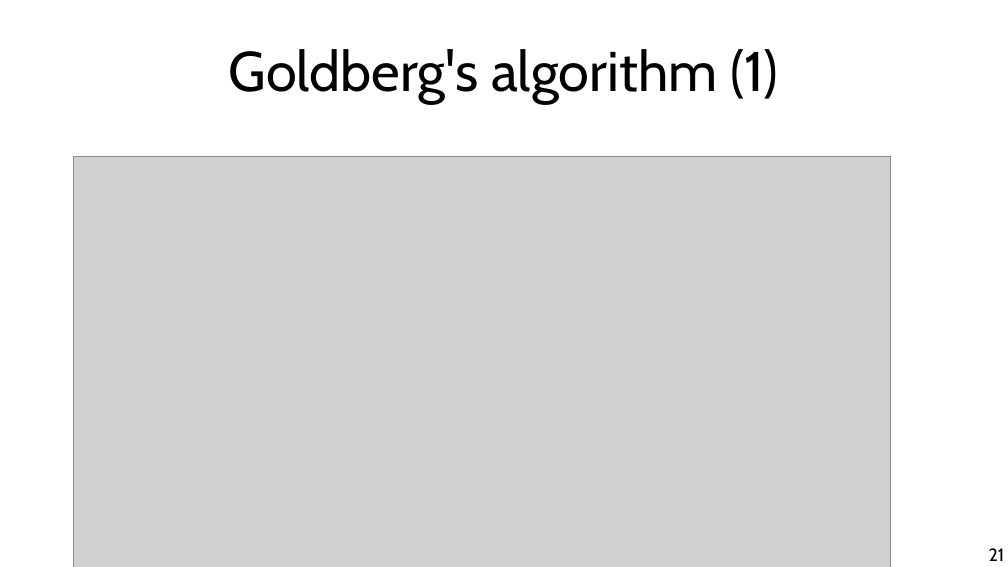
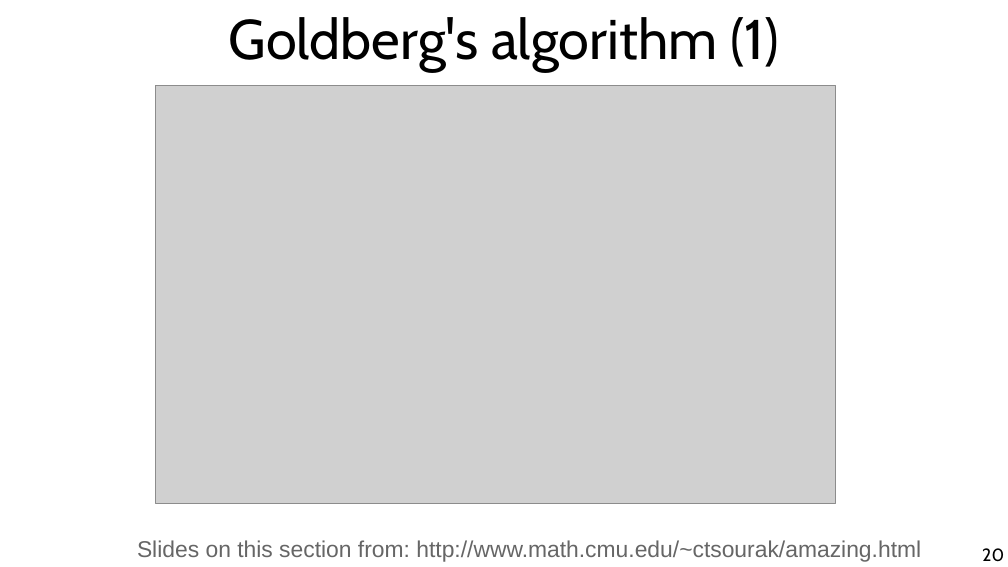
Before and after one commit to chatox/networks-science-course, a slide deck: slide 20 of theory/tt13_dense_subgraphs.odp (slide 21 before the commit). Drawn at 1008x567 pixels with LibreOffice and Linux fonts; fonts in the diff are those of the drawing; grey boxes stand for pictures. Boxes give left, top, right and bottom in pixels: in the first picture for what was removed or moved away, otherwise in the second. Text is boxed around its words. In the diff, an @@ line names an element or a change of style, - is before the commit and + after.

Commit message:
Charikar's algorithm

```diff
--- a/theory/tt13_dense_subgraphs.odp
+++ b/theory/tt13_dense_subgraphs.odp
@@ title "Goldberg's algorithm (1)": place and size @@
-title "Goldberg's algorithm (1)" at bbox=[229, 49, 778, 103]
+title "Goldberg's algorithm (1)" at bbox=[229, 17, 778, 71]
@@ picture: place and size @@
-picture at bbox=[73, 156, 891, 567]
+picture at bbox=[155, 85, 836, 503]
@@ text added at bbox=[137, 540, 921, 562], 18 pt, text #666666 @@
+Slides on this section from: http://www.math.cmu.edu/~ctsourak/amazing.html
@@ page number at bbox=[982, 548, 1004, 562]: text changed @@
-21
+20
```
Also in this commit, not shown: 11 other slides changed, 3 slides added, 3 slides removed.
